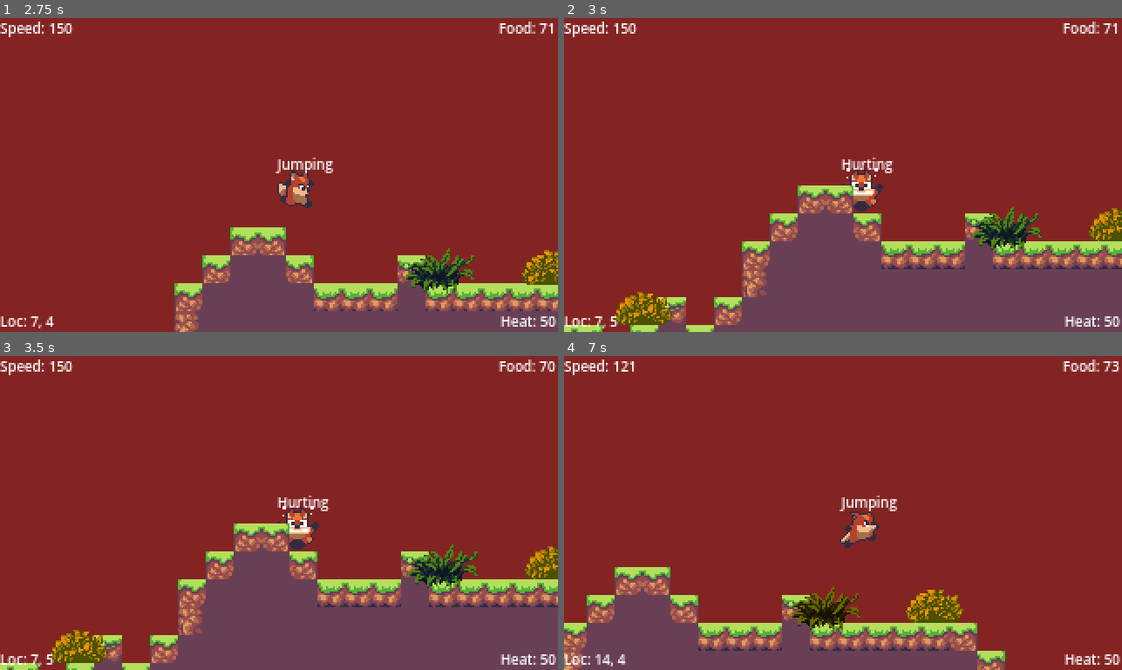
Above: before the commit, frames 1-4 (two rows, left to right).
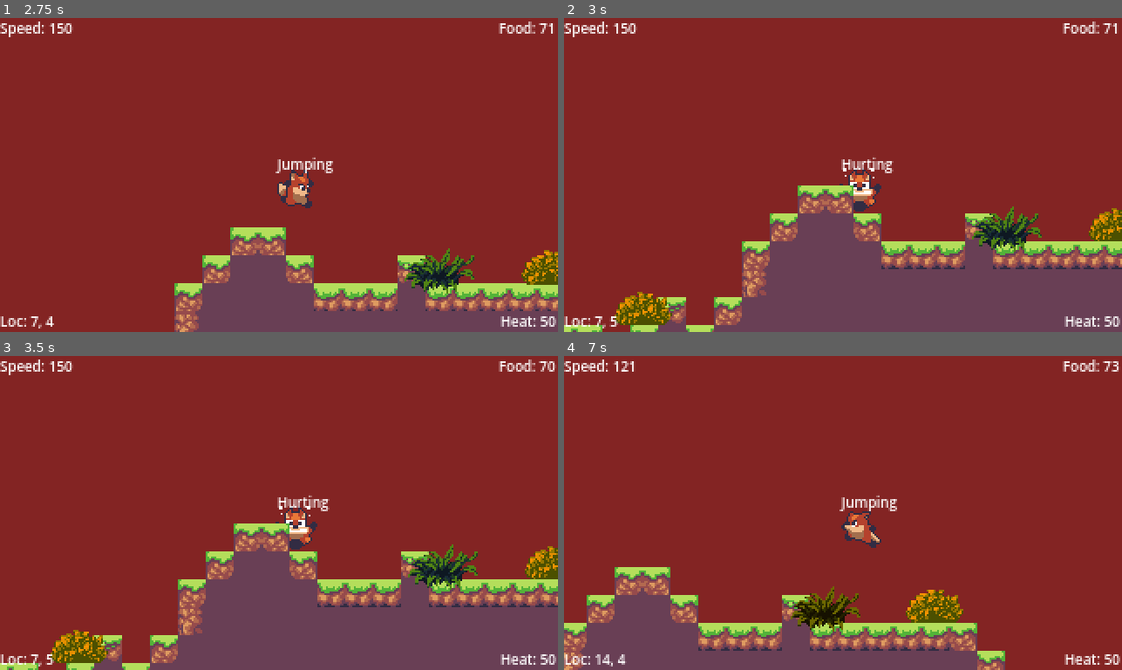
Above: after the commit, the same moments.

Repository: JP-Dhabolt/fox-in-a-firestorm
Game: Godot game, scene res://scenes/levels/Main.tscn
Two runs of this game, one before a commit and one after it. Both use one fixed random seed, a clock stepped at 60 frames per second and the inputs below. The engine's default icon, where the game draws it, is replaced by a stand-in: a white triangle on a blue panel in a dark square.
Inputs:
- Up to frame 1 (2.75 s): click "Test Level" at 0.5 s; hold D (move_right) from 1.28 s (still down); tap S (pounce) at 1.35, 2.1 s; tap Space (jump) at 1.52, 2.27 s
- Up to frame 2 (3 s): release D (move_right) at 2.78 s; hold A (move_left) from 2.78 s (still down); tap S (pounce) at 2.85 s
- Up to frame 3 (3.5 s): keep holding A (move_left)
- Up to frame 4 (7 s): release A (move_left) at 3.53 s; hold D (move_right) 3.53-5.03 s; tap S (pounce) every 0.75 s from 3.6 to 6.6 s; tap Space (jump) at 3.77, 4.52, 5.27, 6.77 s; hold A (move_left) 5.03-5.78 s; tap Enter at 5.75 s; hold D (move_right) 5.78-6.53 s; hold A (move_left) from 6.53 s (still down)

Frame 1 is identical in both runs. In frame 2, 0.3% of the frame differs, in the area x 49-58%, y 47-62%; in frame 3, 0.3%; in frame 4, 0.5%, in the area x 49-57%, y 49-62%.

Commit message:
FlipH and shift sprite when moving left

Diff:
--- a/game/scenes/characters/Player/Player.gd
+++ b/game/scenes/characters/Player/Player.gd
@@ -13,6 +13,8 @@
 @onready var state_machine := $PlayerStateMachine as PlayerStateMachine
 
 var elapsed_time: float = 0
+var sprite_x_pos_right: float = 10.5
+var sprite_x_pos_left: float = 9.5
 
 func _process(delta: float):
 	elapsed_time += delta
@@ -32,3 +34,11 @@
 func _on_terrain_generator_exited_water(body: Node2D):
 	if body is Player:
 		state_machine.transition_to(state_machine.states.jumping)
+
+func face_left():
+	sprite.flip_h = true
+	sprite.position.x = sprite_x_pos_left
+
+func face_right():
+	sprite.flip_h = false
+	sprite.position.x = sprite_x_pos_right
--- a/game/scenes/systems/PlayerStateMachine/PlayerStateMachine.gd
+++ b/game/scenes/systems/PlayerStateMachine/PlayerStateMachine.gd
@@ -59,6 +59,12 @@
 	if current_state.movement_allowed():
 		var movement = Input.get_axis("move_left", "move_right")
 		player.velocity.x = movement * movement_speed
+		if movement != 0:
+			if movement < 0:
+				player.face_left()
+			else:
+				player.face_right()
+
 	player.move_and_slide()
 	_handle_speed_updates()
 
